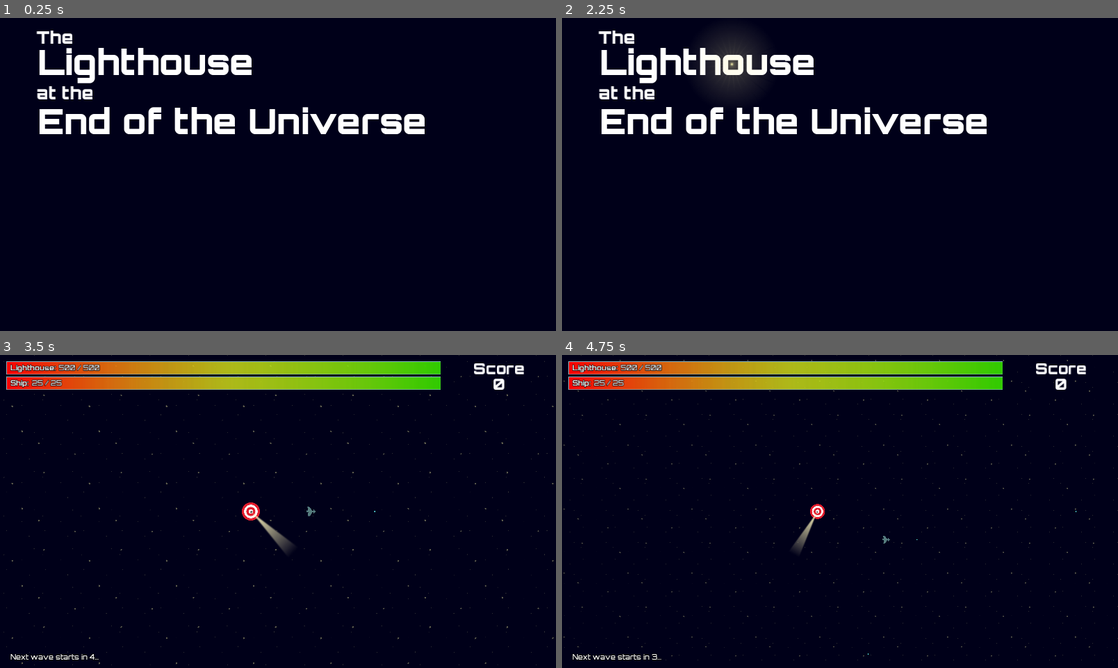
Above: before the commit, frames 1-4 (two rows, left to right).
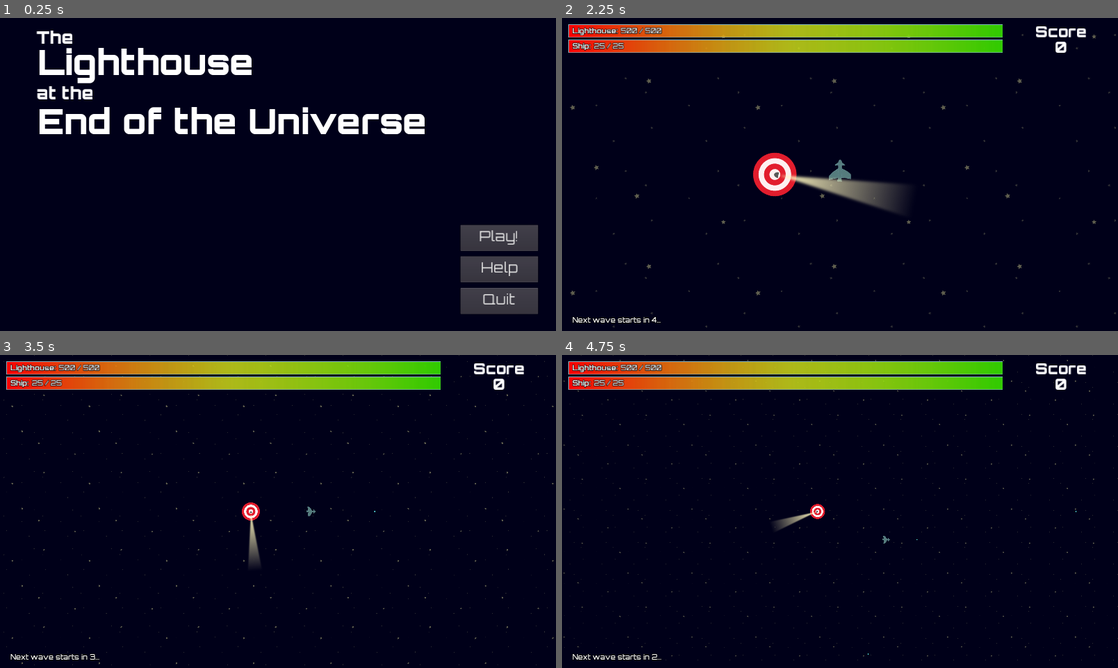
Above: after the commit, the same moments.

Repository: lmbarros/LD46-TheLighthouseAtTheEndOfTheUniverse
Game: Godot game, scene res://screens/TitleScreen.tscn
Same seed, same stepped clock (60 frames per second), same inputs: the game is played once before the commit and once after it.
Inputs (mouse positions are in pixels of both pictures, inside the frame that each line leads up to):
- Up to frame 1 (0.25 s): no input
- Up to frame 2 (2.25 s): click (1062, 268) at 0.5 s, where only the run after the commit has a clickable "Help"; click (1062, 237) at 1.25 s, where only the run after the commit has a clickable "Play!"; click (1062, 237) at 2 s, where only the run after the commit has a clickable "Play!"
- Up to frame 3 (3.5 s): tap Enter at 2.75 s; hold Right (moveRight) from 2.78 s (still down); tap Ctrl (fire) at 2.85 s
- Up to frame 4 (4.75 s): release Right (moveRight) at 3.53 s; hold Down (moveDown) 3.53-4.28 s; tap Ctrl (fire) at 3.6, 4.35 s; hold Right (moveRight) from 4.28 s (still down)

The runs differ from the first frame. In frame 1, 3.5% of the frame differs, in the area x 82-97%, y 66-95%; in frame 2, 15%, in the area x 1-100%, y 2-99%; in frame 3, 0.4%; in frame 4, 0.3%.

Commit message:
Add a proper menu to the Title Screen

Diff:
--- /dev/null
+++ b/src/fonts/GUIFont.tres
@@ -0,0 +1,8 @@
+[gd_resource type="DynamicFont" load_steps=2 format=2]
+
+[ext_resource path="res://fonts/orbitron-light.otf" type="DynamicFontData" id=1]
+
+[resource]
+size = 35
+use_filter = true
+font_data = ExtResource( 1 )
--- a/src/screens/TitleScreen.gd
+++ b/src/screens/TitleScreen.gd
@@ -7,12 +7,14 @@
 	SS.setInitialScene(self)
 	SM.playIntroMusic()
 	yield(get_tree().create_timer(1.5), "timeout")
+	$PlayBtn.grab_focus()
 	_canGo = true
 
 
 func onDigOut(_dummy):
 	SM.playIntroMusic()
 	yield(get_tree().create_timer(2.0), "timeout")
+	$PlayBtn.grab_focus()
 	_canGo = true
 
 
@@ -21,7 +23,10 @@
 		(event is InputEventJoypadButton && event.pressed))
 
 
-func _input(event: InputEvent) -> void:
-	if _canGo && isGoEvent(event):
-		_canGo = false
+func _onPlayBtnPressed():
+	if _canGo:
 		SS.push("res://screens/PlayfieldScreen.tscn")
+
+
+func _onQuitBtnPressed():
+	SS.pop()
--- a/src/screens/TitleScreen.tscn
+++ b/src/screens/TitleScreen.tscn
@@ -1,9 +1,10 @@
-[gd_scene load_steps=6 format=2]
+[gd_scene load_steps=7 format=2]
 
 [ext_resource path="res://fonts/GameTitleLargeFont.tres" type="DynamicFont" id=1]
 [ext_resource path="res://fonts/GameTitleSmallFont.tres" type="DynamicFont" id=2]
 [ext_resource path="res://screens/TitleScreen.gd" type="Script" id=3]
 [ext_resource path="res://characters/lighthouse-light.png" type="Texture" id=4]
+[ext_resource path="res://fonts/GUIFont.tres" type="DynamicFont" id=5]
 
 [sub_resource type="Animation" id=1]
 resource_name = "Lighthouse"
@@ -254,3 +255,42 @@
 [node name="AnimationPlayer" type="AnimationPlayer" parent="."]
 autoplay = "Lighthouse"
 anims/Lighthouse = SubResource( 1 )
+
+[node name="PlayBtn" type="Button" parent="."]
+margin_left = 1060.0
+margin_top = 476.228
+margin_right = 1239.0
+margin_bottom = 536.228
+focus_neighbour_bottom = NodePath("../HelpBtn")
+custom_fonts/font = ExtResource( 5 )
+text = "Play!"
+__meta__ = {
+"_edit_use_anchors_": false
+}
+
+[node name="HelpBtn" type="Button" parent="."]
+margin_left = 1060.0
+margin_top = 548.228
+margin_right = 1239.0
+margin_bottom = 608.228
+focus_neighbour_top = NodePath("../PlayBtn")
+focus_neighbour_bottom = NodePath("../QuitBtn")
+custom_fonts/font = ExtResource( 5 )
+text = "Help"
+__meta__ = {
+"_edit_use_anchors_": false
+}
+
+[node name="QuitBtn" type="Button" parent="."]
+margin_left = 1060.0
+margin_top = 621.228
+margin_right = 1239.0
+margin_bottom = 681.228
+focus_neighbour_top = NodePath("../HelpBtn")
+custom_fonts/font = ExtResource( 5 )
+text = "Quit"
+__meta__ = {
+"_edit_use_anchors_": false
+}
+[connection signal="pressed" from="PlayBtn" to="." method="_onPlayBtnPressed"]
+[connection signal="pressed" from="QuitBtn" to="." method="_onQuitBtnPressed"]
Not shown, changed: README.md
